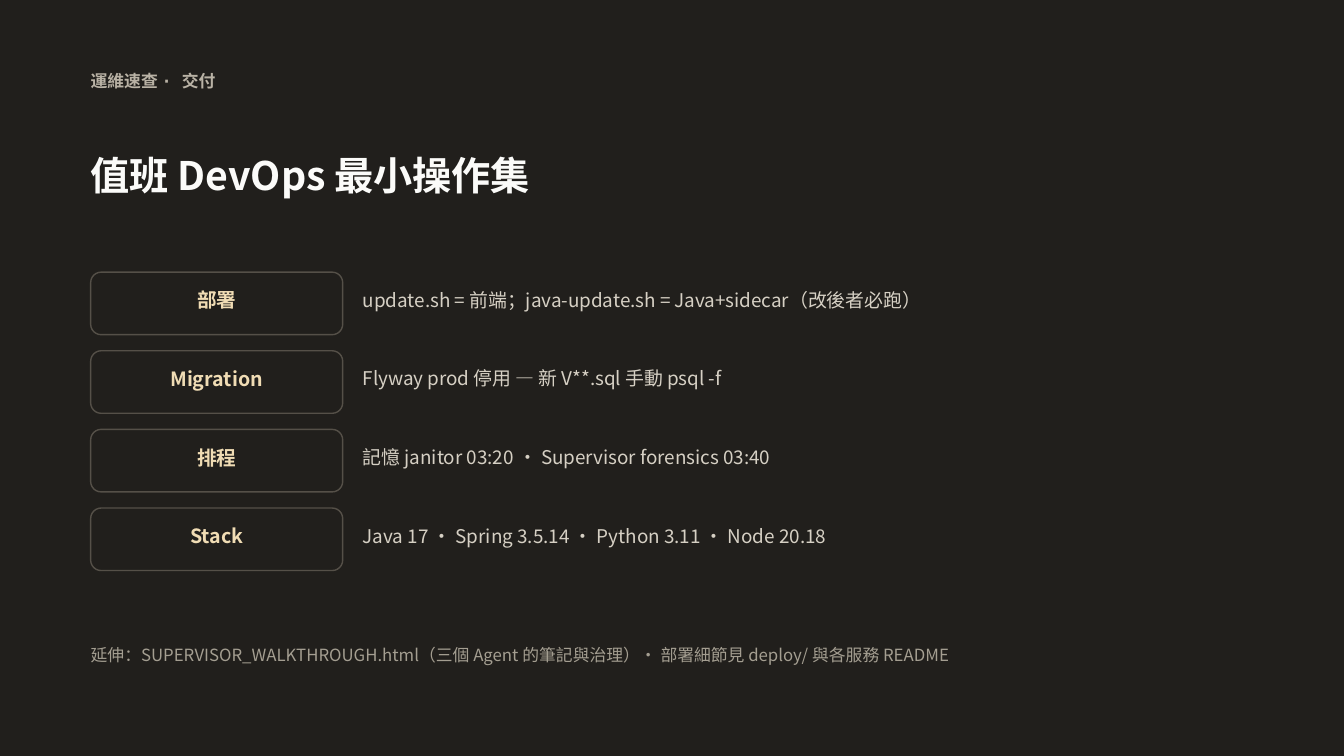
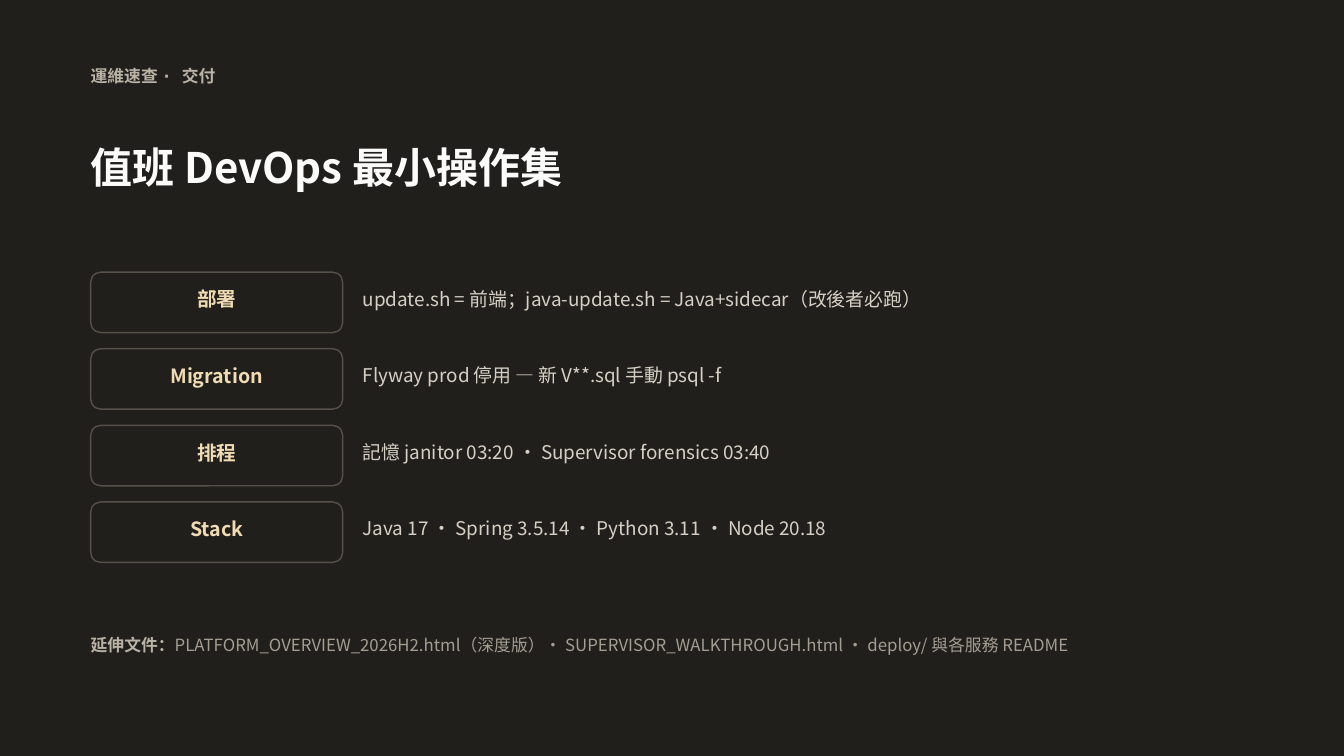
Before and after one commit to gillggx/ai-ops-agentic-platform, a slide deck: slide 15 of docs/PLATFORM_OVERVIEW_2026H2.pptx (slide 8 before the commit). Drawn at 1344x756 pixels with LibreOffice and Linux fonts; fonts in the diff are those of the drawing. Boxes give left, top, right and bottom in pixels: in the first picture for what was removed or moved away, otherwise in the second. Text is boxed around its words. In the diff, an @@ line names an element or a change of style, - is before the commit and + after.

```diff
--- a/docs/PLATFORM_OVERVIEW_2026H2.pptx
+++ b/docs/PLATFORM_OVERVIEW_2026H2.pptx
@@ text "值班 DevOps 最小操作集": place and size @@
-text "值班 DevOps 最小操作集" at (91, 156, 530, 199)
+text "值班 DevOps 最小操作集" at (91, 147, 562, 192)
@@ text "值班 DevOps 最小操作集" at (91, 147, 562, 192): size 28 to 30 pt @@
@@ rounded rectangle: place and size @@
-rounded rectangle at (91, 351, 343, 413)
+rounded rectangle at (91, 349, 343, 409)
@@ 5 texts, 2 rounded rectangles: place and size @@
-5 texts, 2 rounded rectangles at (91, 73, 826, 571)
+5 texts, 2 rounded rectangles at (91, 68, 826, 563)
@@ text at (91, 637, 1068, 655): text changed @@
-延伸：SUPERVISOR_WALKTHROUGH.html（三個 Agent 的筆記與治理）· 部署細節見 deploy/ 與各服務 README
+延伸文件：PLATFORM_OVERVIEW_2026H2.html（深度版）· SUPERVISOR_WALKTHROUGH.html · deploy/ 與各服務 README
```
Also in this commit, not shown: 6 other slides changed, 8 slides added, 1 slide removed.
